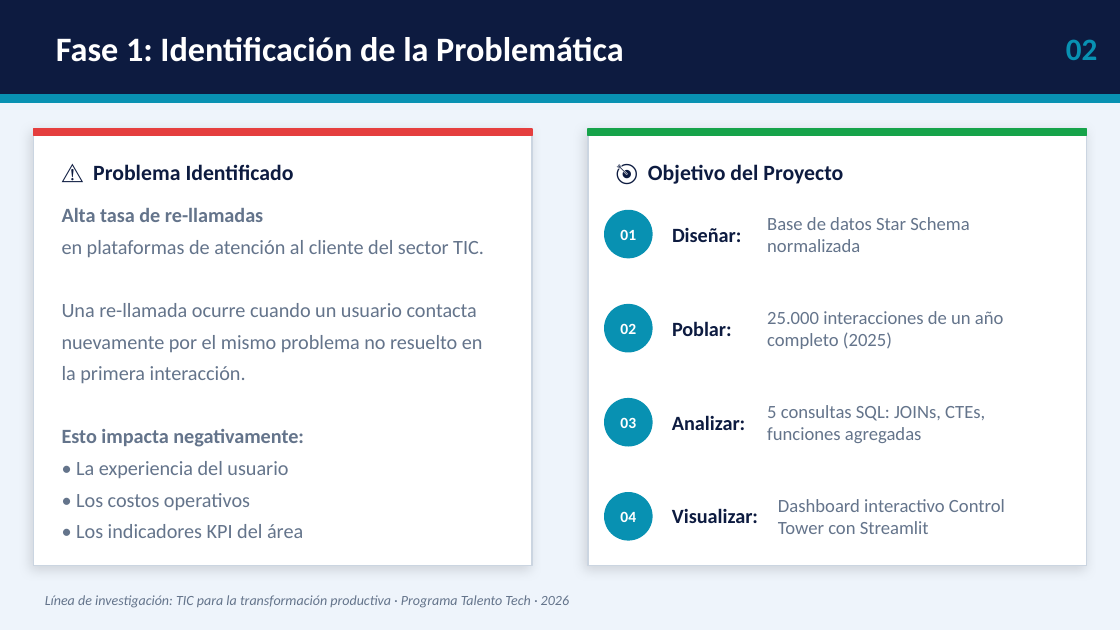
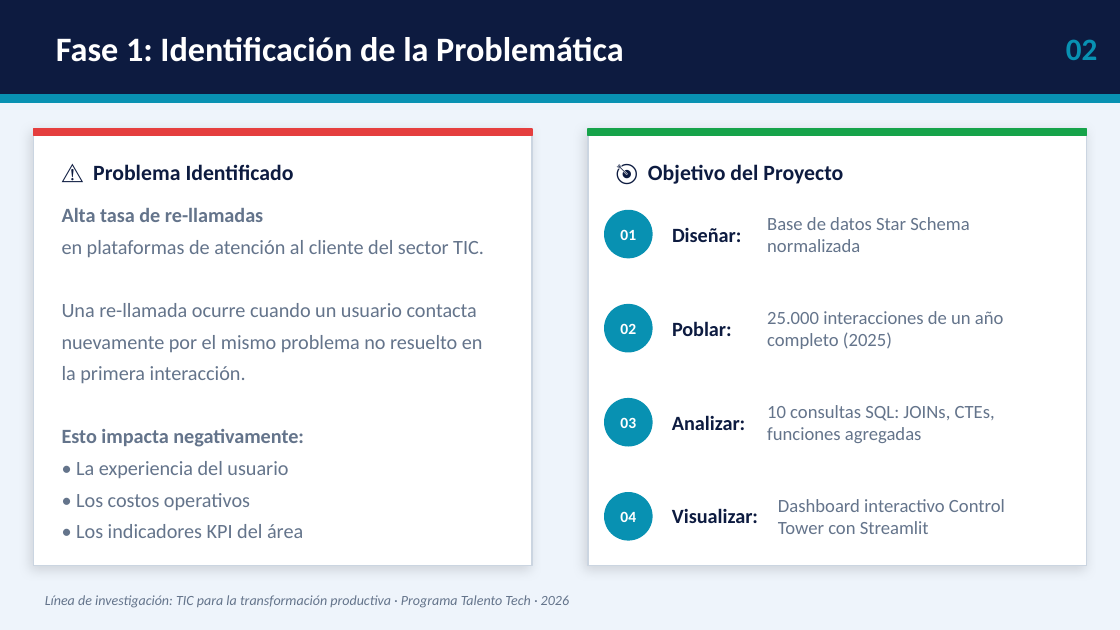
Before and after one commit to sgarcesp11-cell/Proyecto-Final-Analisis-TIC, a slide deck: slide 2 of Presentacion_Ttech.pptx. Drawn at 1120x630 pixels with LibreOffice and Linux fonts; fonts in the diff are those of the drawing. Boxes give left, top, right and bottom in pixels: in the first picture for what was removed or moved away, otherwise in the second. Text is boxed around its words. In the diff, an @@ line names an element or a change of style, - is before the commit and + after.

```diff
--- a/Presentacion_Ttech.pptx
+++ b/Presentacion_Ttech.pptx
@@ text at (767, 405, 995, 443): text changed @@
-5 consultas SQL: JOINs, CTEs, funciones agregadas
+10 consultas SQL: JOINs, CTEs, funciones agregadas
```
